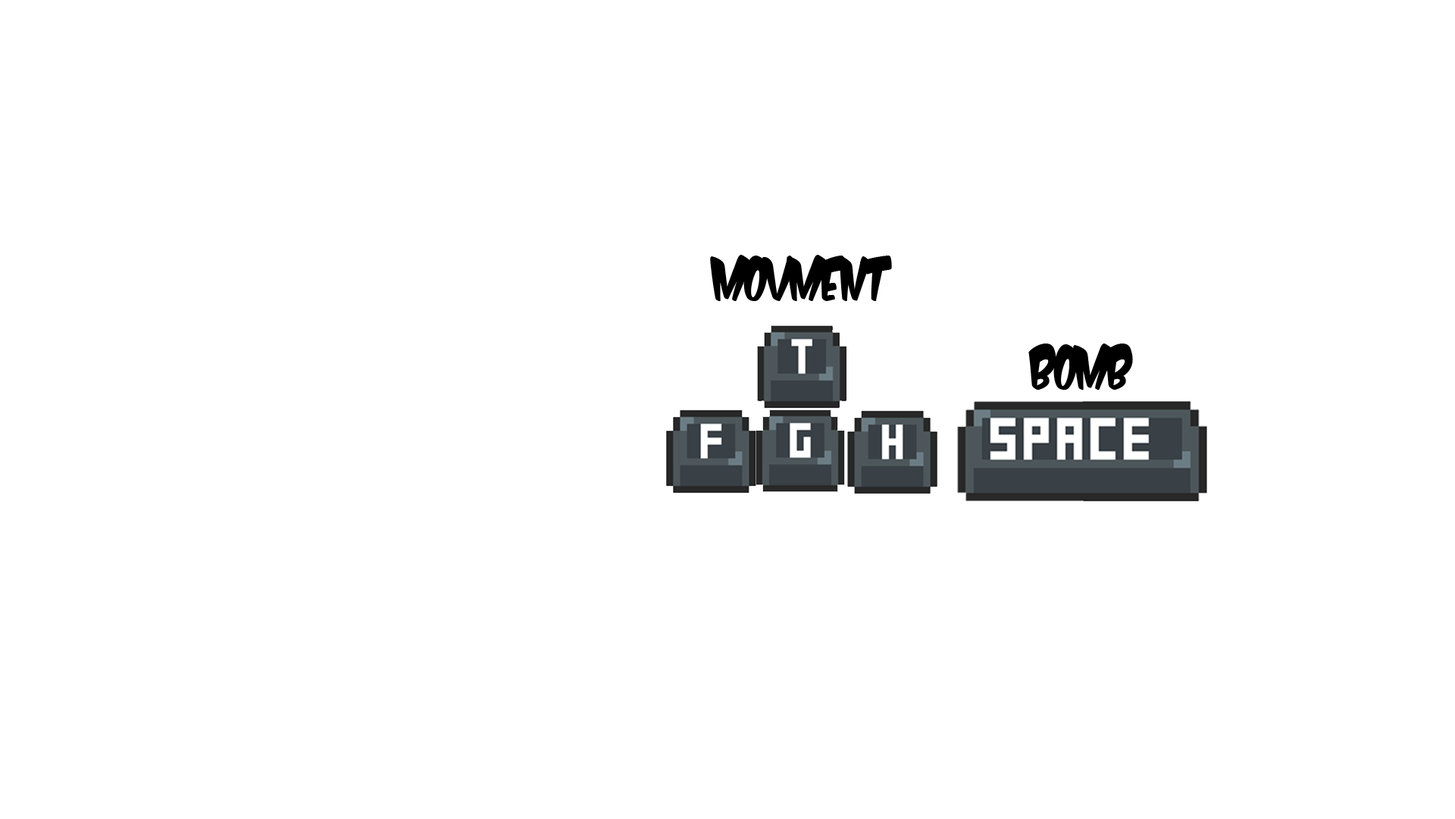
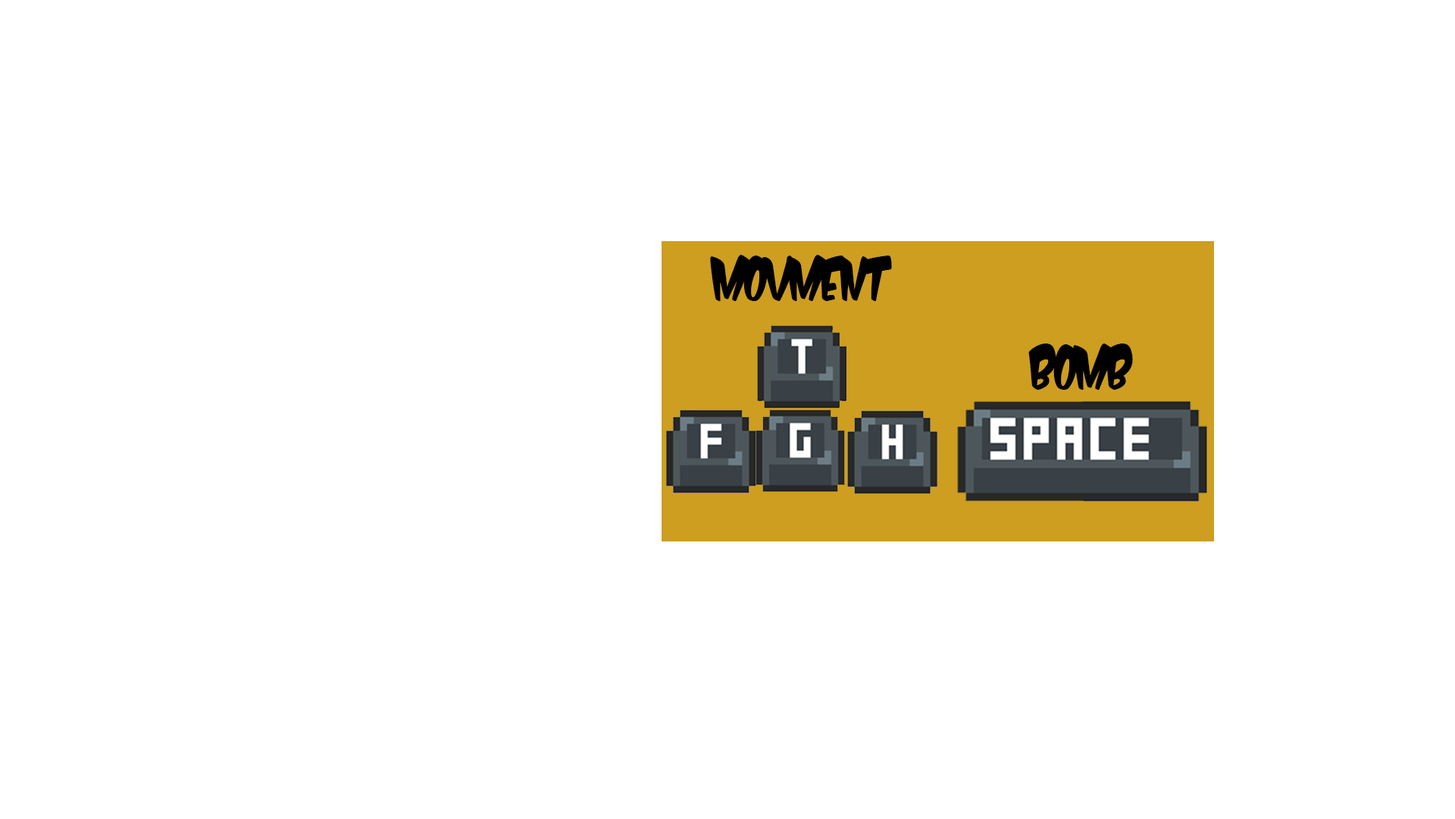
Layer changes from the first 1455 x 819 image to the second:
added group "Player 4" with 5 layers above "Player 3" over <box>666,324,1208,502</box>
moved "Layer 16" into group "Player 4" over <box>666,409,757,493</box>
moved "Layer 20" into group "Player 4" over <box>956,400,1208,502</box>
moved "Layer 17" into group "Player 4" over <box>755,408,846,492</box>
moved "Layer 18" into group "Player 4" over <box>847,410,938,494</box>
moved "Layer 19" into group "Player 4" over <box>756,324,848,409</box>
added layer "Layer 21" above "notletters" over <box>661,241,1215,542</box>
